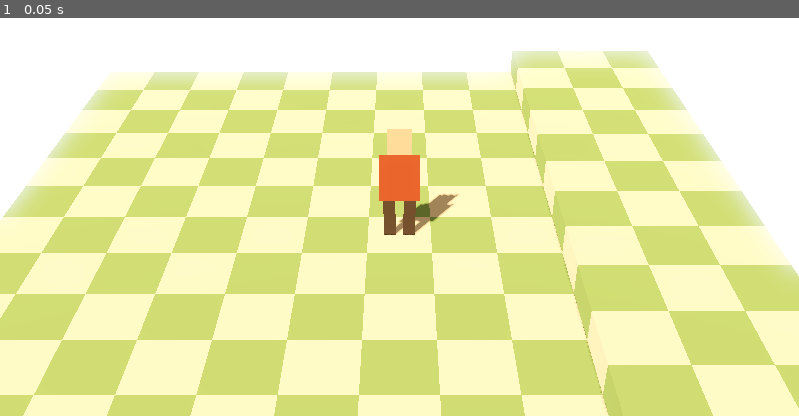
Above: before the commit, frame 1.
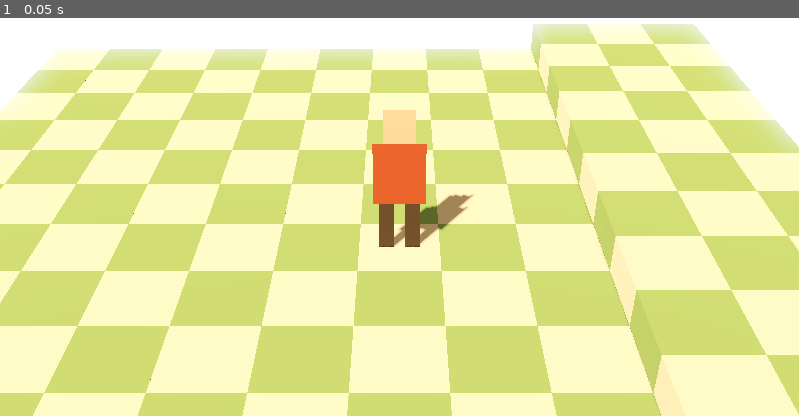
Above: after the commit, the same moment.

Repository: ferasalm/game
Game: Godot game, scene res://features/world/look_test/look_test.tscn
Same seed, same stepped clock (60 frames per second), same inputs: the game is played once before the commit and once after it.
Inputs:
- Up to frame 1 (0.05 s): no input

The runs differ from the first frame. In frame 1, 54% of the frame differs, in the area x 0-100%, y 1-100%.

Commit message:
Look v1: closer camera, softer depth of field, vsync off; log laptop and look decisions
Co-Authored-By: Claude Sonnet 5.5 <noreply@anthropic.com>
Claude-Session: https://claude.ai/code/session_01SaTi8DY6dGfJJRRANh7JhE

Diff:
--- a/features/world/look_test/look_test.gd
+++ b/features/world/look_test/look_test.gd
@@ -5,16 +5,17 @@
 
 const GROUND: int = 12
 const PIXELS_PER_UNIT: float = 16.0
-const CAMERA_POS: Vector3 = Vector3(0.0, 7.5, 11.0)
+const CAMERA_POS: Vector3 = Vector3(0.0, 6.0, 8.5)
 const CAMERA_FOV: float = 30.0
-const DOF_NEAR: float = 8.0
-const DOF_FAR: float = 14.0
-const DOF_AMOUNT: float = 0.12
+const DOF_NEAR: float = 5.0
+const DOF_FAR: float = 12.0
+const DOF_AMOUNT: float = 0.1
 
 var _fps_label: Label
 
 
 func _ready() -> void:
+	DisplayServer.window_set_vsync_mode(DisplayServer.VSYNC_DISABLED)
 	_add_environment()
 	_add_sun()
 	_add_ground()
Not shown, changed: HANDOFF.md
Not shown, changed: docs/DECISIONS.md
